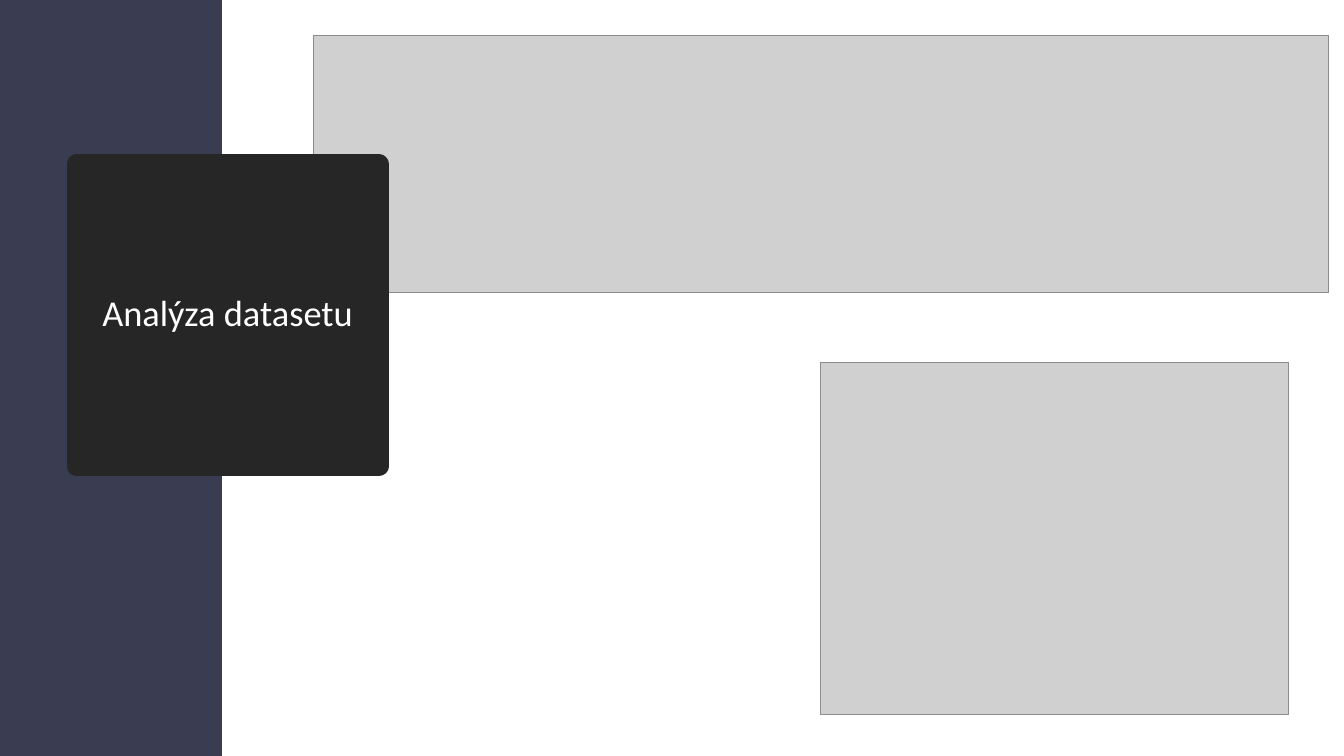
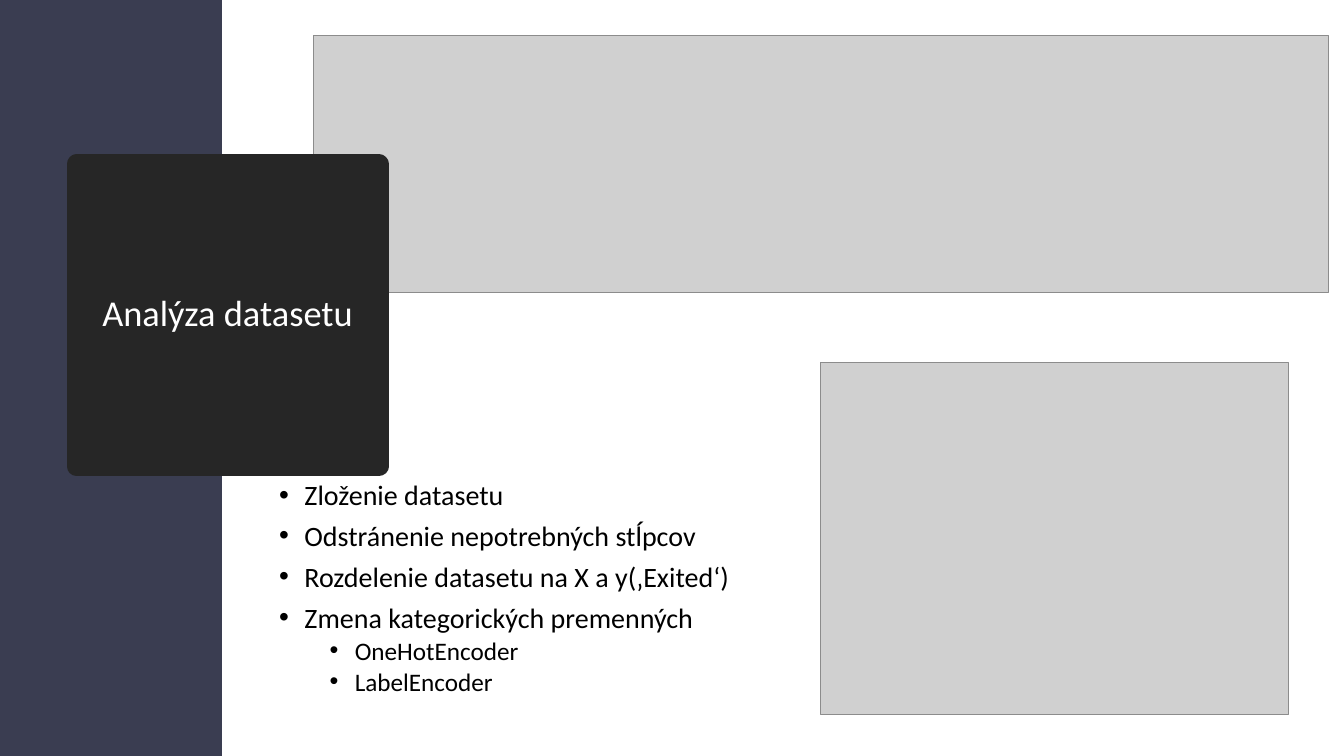
Before and after one commit to kristiankluka/Kluka_NS2021, a slide deck: slide 2 of NS_prezentácia_Kluka.pptx. Drawn at 1344x756 pixels with LibreOffice and Linux fonts; fonts in the diff are those of the drawing; grey boxes stand for pictures. Boxes give left, top, right and bottom in pixels: in the first picture for what was removed or moved away, otherwise in the second. Text is boxed around its words. In the diff, an @@ line names an element or a change of style, - is before the commit and + after.

```diff
--- a/NS_prezentácia_Kluka.pptx
+++ b/NS_prezentácia_Kluka.pptx
@@ text added at bbox=[304, 485, 729, 691], 20 pt, text #000000 @@
+• Zloženie datasetu
+• Odstránenie nepotrebných stĺpcov
+• Rozdelenie datasetu na X a y(‚Exited‘)
+• Zmena kategorických premenných
+  • OneHotEncoder
+  • LabelEncoder
```
Also in this commit, not shown: 5 other slides changed, 5 slides added, 3 slides removed.
